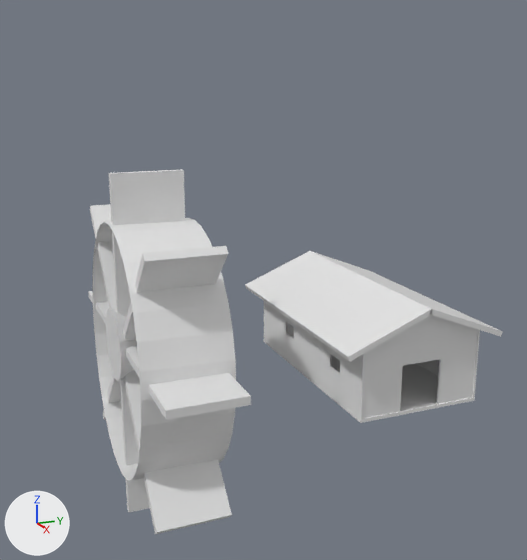
An edit to the Blender file Blender Assets/antonio/water_mill.blend, drawn before and after from the same camera.
Before and after are seen from a 50 mm lens placed at (18.26, -10.67, 8.5), pointed at (-0.08, -3.12, 3.06). Arrows for +X, +Y and +Z are at lower left; the lights stay in place.
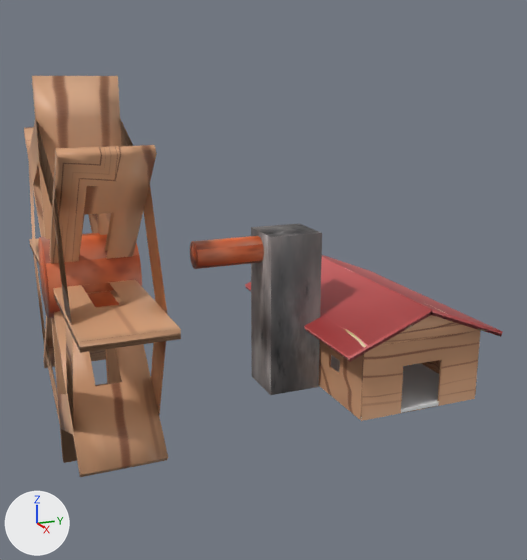
The change, as a diff of the scene's bpy script:
```diff
--- a/Blender Assets/antonio/water_mill.blend.py
+++ b/Blender Assets/antonio/water_mill.blend.py
@@ me_cube_010 @@
 # used by ob_cube_009; location = (-0.58, -6.2, 1.62); scale = (4.89, 0.97, 0.108)
-me_cube_010.from_pydata(...)  # 8 vertices, 6 faces; spans x -1.0..1.0, y -1.0..1.0, z -1.0..1.0
+me_cube_010.from_pydata(...)  # 258 vertices, 250 faces, 1 loose edge; spans x -1.0..1.0, y -1.0..7.13, z -45.18..55.9
+# me_cube_010 part 1: 250 vertices added at x -1.0..1.0, y -1.0..7.13, z -45.18..55.9
+# me_cube_010 part 2: the surface is now shaded smooth
+me_cube_010.materials.append(mat_wood_png)  # picture img_wood_png
@@ me_cube_006 @@
 me_cube_006.from_pydata(...)  # 8 vertices, 6 faces; spans x -1.0..1.0, y -1.0..1.0, z -1.0..1.0
+me_cube_006.materials.append(mat_rippedseat_png)  # picture img_rippedseat_png
@@ me_cube_005 @@
 me_cube_005.from_pydata(...)  # 80 vertices, 61 faces; spans x -1.0..1.0, y -1.0..1.0, z -1.0..0.43
+me_cube_005.materials.append(mat_wood_png)  # picture img_wood_png
@@ me_cube_001 @@
 me_cube_001.from_pydata(...)  # 144 vertices, 138 faces; spans x -1.0..1.0, y -1.0..1.0, z -1.0..1.0
+me_cube_001.materials.append(mat_wood_png)  # picture img_wood_png
@@ me_cube_004 @@
 me_cube_004.from_pydata(...)  # 54 vertices, 46 faces; spans x -1.0..1.0, y -1.0..1.0, z -1.0..1.0
+me_cube_004.materials.append(mat_wood_png)  # picture img_wood_png
@@ me_cube_008 @@
 me_cube_008.from_pydata(...)  # 8 vertices, 6 faces; spans x -1.0..1.0, y -1.0..1.0, z -1.0..1.0
+me_cube_008.materials.append(mat_rippedseat_png)  # picture img_rippedseat_png
@@ me_cube_011 @@
 me_cube_011.from_pydata(...)  # 8 vertices, 6 faces; spans x -1.0..1.0, y -1.0..1.0, z -1.0..1.0
+me_cube_011.materials.append(mat_stonefountain_png)  # picture img_stonefountain_png
@@ ob_cone @@
-ob_cone = bpy.data.objects.new('Cone', me_cone_001)
@@ ob_cube_009 @@
 ob_cube_009 = bpy.data.objects.new('Cube.009', me_cube_010)
-ob_cube_009.location = (-0.58, -6.2, 1.62)
+ob_cube_009.location = (0.22, -7.98, 3.69)
 ob_cube_009.scale = (4.89, 0.97, 0.108)
@@ ob_cylinder_001 @@
-ob_cylinder_001 = bpy.data.objects.new('Cylinder.001', me_cylinder_004)
@@ ob_cube_001 @@
 ob_cube_001 = bpy.data.objects.new('Cube.001', me_cube_001)
-ob_cube_001.location = (0.0, -1.76, 1.03)
+ob_cube_001.location = (0.0, -1.78, 1.03)
 ob_cube_001.scale = (3.28, 0.0263, 1.0)
@@ ob_cube @@
 ob_cube = bpy.data.objects.new('Cube', me_cube)
-ob_cube.location = (0.0, 0.0, 0.0)
+ob_cube.location = (0.0, 0.0, 0.07)
 ob_cube.scale = (3.29, 1.8, 0.0465)
@@ ob_cube_002 @@
 ob_cube_002 = bpy.data.objects.new('Cube.002', me_cube_002)
-ob_cube_002.location = (0.0, 1.77, 1.03)
+ob_cube_002.location = (0.0, 1.78, 1.03)
 ob_cube_002.scale = (3.28, 0.0263, 1.0)
@@ ob_cube_004 @@
 ob_cube_004 = bpy.data.objects.new('Cube.004', me_cube_004)
-ob_cube_004.location = (3.23, 0.0, 1.01)
+ob_cube_004.location = (3.26, 0.0, 1.01)
 ob_cube_004.scale = (-0.0311, 1.78, 1.0)
@@ ob_cube_010 @@
 ob_cube_010 = bpy.data.objects.new('Cube.010', me_cube_011)
-ob_cube_010.location = (-0.58, -6.2, 1.29)
-ob_cube_010.rotation_euler = (0.0, 1.571, 0.0)  # degrees (0, 90, 0)
-ob_cube_010.scale = (4.89, 0.97, 0.108)
+ob_cube_010.location = (0.3, -2.61, 2.29)
+ob_cube_010.scale = (0.722, 0.743, 2.24)
@@ ob_cube_011 @@
-ob_cube_011 = bpy.data.objects.new('Cube.011', me_cube_014)
@@ ob_cube_012 @@
-ob_cube_012 = bpy.data.objects.new('Cube.012', me_cube_015)
@@ ob_cylinder_002 @@
+ob_cylinder_002 = bpy.data.objects.new('Cylinder.002', me_cylinder_005)  # a 32-sided cylinder along z spanning x -1.0..1.0, y -1.0..1.0, z -1.0..1.0; in mat_rust_texture1_png (picture img_rust_texture1_png)
+ob_cylinder_002.location = (0.19, -7.95, 3.8)
+ob_cylinder_002.rotation_euler = (1.571, 0.0, 0.0)  # degrees (90, 0, 0)
+ob_cylinder_002.scale = (1.0, 1.0, 1.1)
@@ ob_cylinder_003 @@
+ob_cylinder_003 = bpy.data.objects.new('Cylinder.003', me_cylinder_005.copy())
+ob_cylinder_003.location = (0.15, -4.22, 4.02)
+ob_cylinder_003.rotation_euler = (1.571, 0.0, 0.0)  # degrees (90, 0, 0)
+ob_cylinder_003.scale = (0.368, 0.368, 0.981)
```

Location of each change, [x1, y1, x2, y2] in pixels of the pictures (527 x 560 px):
'Cube.009', reshaped, moved: before [88, 291, 251, 420]; after [24, 76, 181, 477]
'Cylinder.001', deleted: before [93, 218, 236, 480]
'Cube.010', recoloured, moved, rescaled, turned: before [109, 169, 185, 512]; after [251, 223, 322, 395]
'Cube.006', recoloured (white to brown): [245, 251, 433, 361] in both
'Cube.012', deleted: before [90, 204, 232, 534]
'Cube.004', recoloured, moved: before [363, 330, 478, 419]; after [361, 330, 480, 421]
'Cube.001', recoloured, moved: before [264, 301, 365, 419]; after [319, 341, 364, 420]
'Cylinder.002', added (brown): after [38, 233, 142, 318]
'Cube.011', deleted: before [103, 246, 228, 420]
'Cube', moved: before [263, 335, 475, 423]; after [323, 355, 439, 420]
'Cylinder.003', added (brown): after [190, 236, 264, 269]
'Cube.008', recoloured (grey to brown): [311, 251, 503, 337] in both
'Cone', deleted: before [106, 308, 137, 381]
'Cube.005', recoloured (grey to brown): [380, 315, 478, 345] in both
'Cube.002', moved: before [417, 330, 480, 398]; after [421, 330, 481, 394]
part 1 of me_cube_010, added (brown): after [24, 76, 181, 477]
